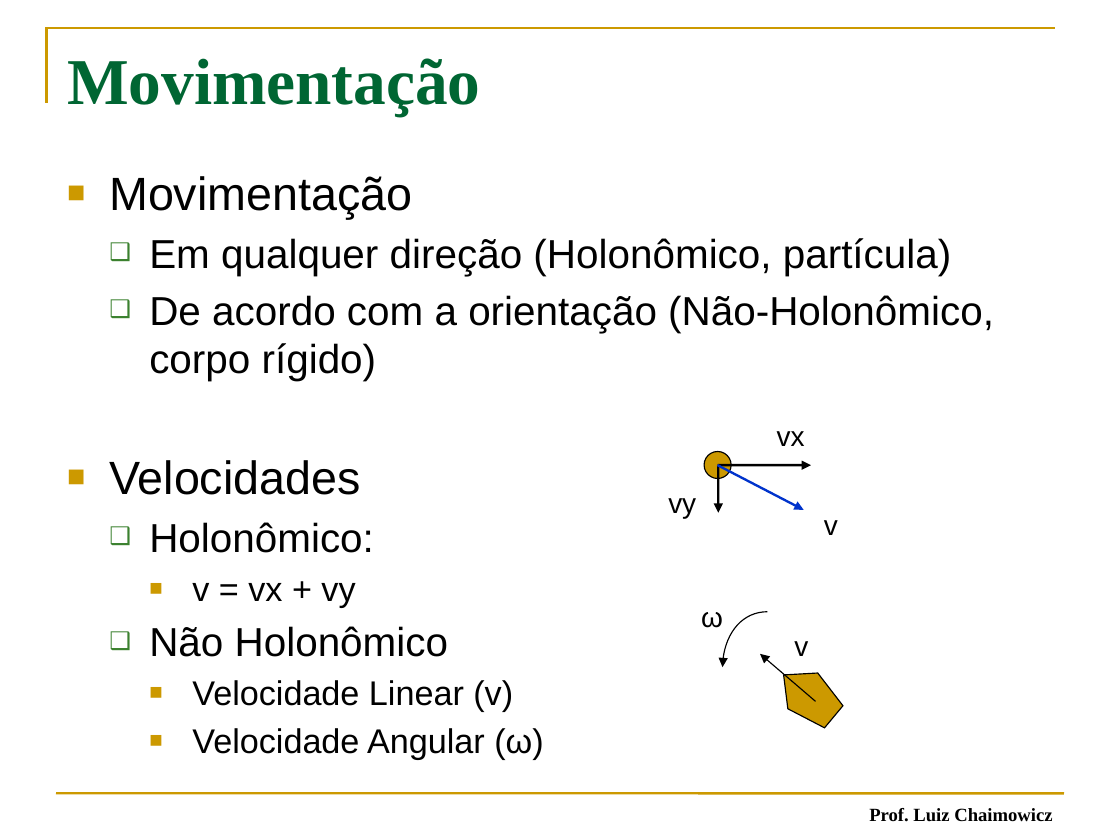
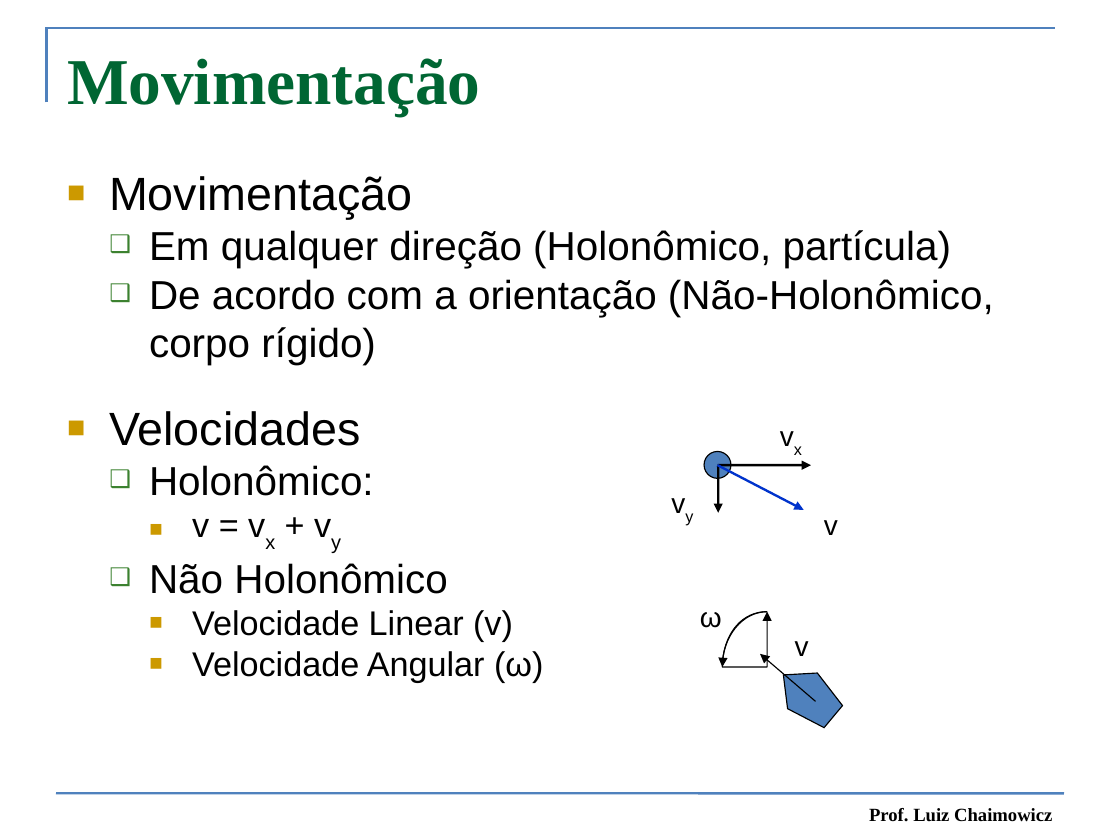
Before and after one commit to fegemo/cefet-games, a slide deck: slide 8 of attachments/IA 03 - Movimentação Simples.pptx. Drawn at 1120x840 pixels with LibreOffice and Linux fonts; fonts in the diff are those of the drawing. Boxes give left, top, right and bottom in pixels: in the first picture for what was removed or moved away, otherwise in the second. Text is boxed around its words. In the diff, an @@ line names an element or a change of style, - is before the commit and + after.

```diff
--- a/attachments/IA 03 - Movimentação Simples.pptx
+++ b/attachments/IA 03 - Movimentação Simples.pptx
@@ freeform shape at [47, 28, 1055, 103]: outline #CC9900 1.5 pt to #4F81BD 1.5 pt @@
@@ text "Movimentação" at [109, 176, 994, 683]: now subscript in "vx vy"; indent changed; less space between paragraphs @@
@@ text "vx" at [766, 412, 816, 457]: now subscript in "vx" @@
@@ text "vy" at [657, 479, 708, 524]: now subscript in "vy" @@
@@ ellipse at [704, 451, 731, 478]: fill #CC9900 to #4F81BD; outline #000000 0.75 pt to #000000 0.74 pt @@
@@ freeform shape at [722, 612, 767, 666]: outline #000000 0.75 pt to #000000 0.74 pt; outline redrawn @@
@@ arrow (815, 701) - (760, 654): stroke #000000 0.75 pt to #000000 0.74 pt @@
@@ pentagon at [769, 657, 849, 734]: fill #CC9900 to #4F81BD; outline #000000 0.75 pt to #000000 0.74 pt; proportions changed @@
@@ line (56, 793) - (1064, 793): stroke #CC9900 1.5 pt to #4F81BD 1.5 pt @@
```
Also in this commit, not shown: 43 other slides changed, 42 slides removed, 2 other files.
